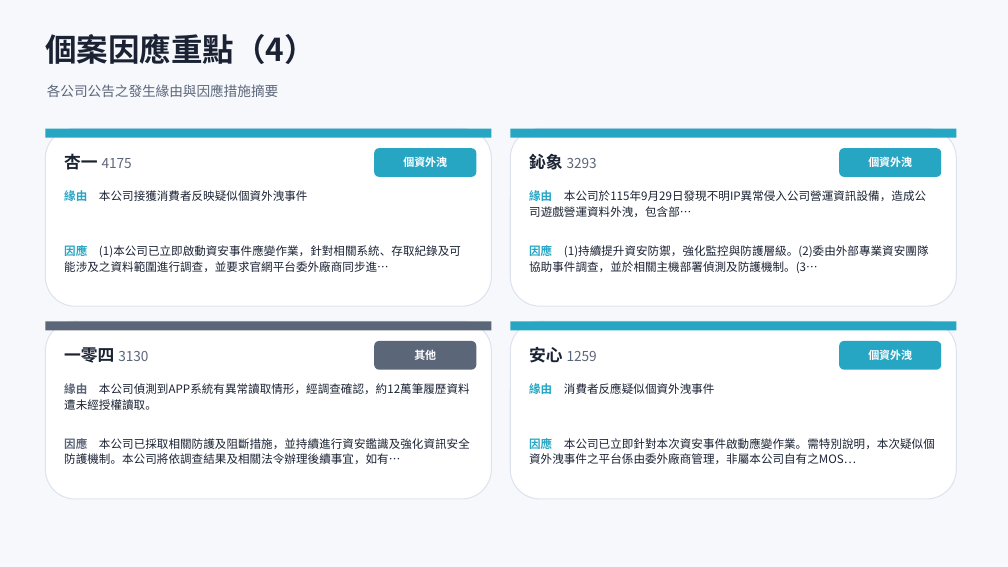
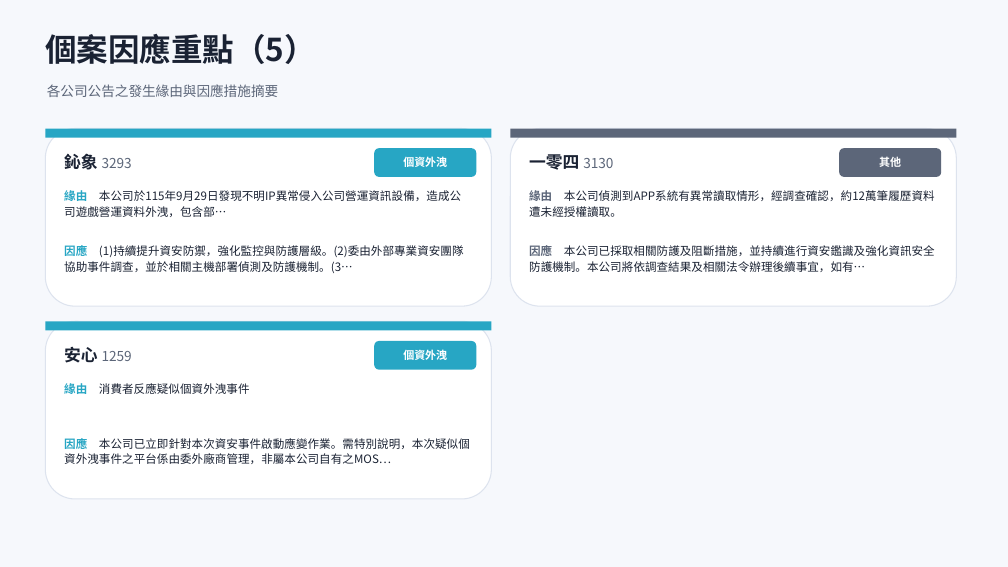
Before and after one commit to Johnnylin77/mops-isec-monitor, a slide deck: slide 10 of 資安事件因應分析.pptx (slide 9 before the commit). Drawn at 1008x567 pixels with LibreOffice and Linux fonts; fonts in the diff are those of the drawing. Boxes give left, top, right and bottom in pixels: in the first picture for what was removed or moved away, otherwise in the second. Text is boxed around its words. In the diff, an @@ line names an element or a change of style, - is before the commit and + after.

```diff
--- a/資安事件因應分析.pptx
+++ b/資安事件因應分析.pptx
@@ text at [45, 34, 316, 64]: text changed @@
-個案因應重點（4）
+個案因應重點（5）
@@ rectangle at [510, 129, 957, 138]: fill #27A6C4 to #5C6679 @@
@@ rounded rectangle at [839, 148, 941, 177]: fill #27A6C4 to #5C6679 @@
@@ text at [64, 153, 132, 170]: text changed @@
-杏一 4175
+鈊象 3293
@@ text at [529, 154, 613, 170]: text changed @@
-鈊象 3293
+一零四 3130
@@ text at [879, 157, 901, 167]: text changed @@
-個資外洩
+其他
@@ text at [64, 190, 461, 217]: text changed @@
-緣由 本公司接獲消費者反映疑似個資外洩事件
+緣由 本公司於115年9月29日發現不明IP異常侵入公司營運資訊設備，造成公司遊戲營運資料外洩，包含部…
@@ text at [529, 190, 935, 217]: text changed @@
-緣由 本公司於115年9月29日發現不明IP異常侵入公司營運資訊設備，造成公司遊戲營運資料外洩，包含部…
+緣由 本公司偵測到APP系統有異常讀取情形，經調查確認，約12萬筆履歷資料遭未經授權讀取。
@@ text at [64, 243, 464, 273]: text changed @@
-因應 (1)本公司已立即啟動資安事件應變作業，針對相關系統、存取紀錄及可能涉及之資料範圍進行調查，並要求官網平台委外廠商同步進…
+因應 (1)持續提升資安防禦，強化監控與防護層級。(2)委由外部專業資安團隊協助事件調查，並於相關主機部署偵測及防護機制。(3…
@@ text at [529, 245, 935, 272]: text changed @@
-因應 (1)持續提升資安防禦，強化監控與防護層級。(2)委由外部專業資安團隊協助事件調查，並於相關主機部署偵測及防護機制。(3…
+因應 本公司已採取相關防護及阻斷措施，並持續進行資安鑑識及強化資訊安全防護機制。本公司將依調查結果及相關法令辦理後續事宜，如有…
@@ rectangle at [45, 321, 492, 330]: fill #5C6679 to #27A6C4 @@
@@ rounded rectangle removed at [510, 321, 957, 499] @@
@@ rectangle removed at [510, 321, 957, 330] @@
@@ text at [64, 346, 132, 363]: text changed @@
-一零四 3130
+安心 1259
@@ rounded rectangle at [374, 341, 476, 370]: fill #5C6679 to #27A6C4 @@
@@ text at [403, 350, 447, 360]: text changed @@
-其他
+個資外洩
@@ text removed at [529, 346, 597, 363] @@
-安心 1259
@@ rounded rectangle removed at [839, 341, 941, 370] @@
@@ text removed at [868, 350, 912, 360] @@
-個資外洩
@@ text at [64, 383, 250, 394]: text changed @@
-緣由 本公司偵測到APP系統有異常讀取情形，經調查確認，約12萬筆履歷資料遭未經授權讀取。
+緣由 消費者反應疑似個資外洩事件
@@ text removed at [529, 383, 715, 394] @@
-緣由 消費者反應疑似個資外洩事件
@@ text at [64, 436, 470, 464]: text changed @@
-因應 本公司已採取相關防護及阻斷措施，並持續進行資安鑑識及強化資訊安全防護機制。本公司將依調查結果及相關法令辦理後續事宜，如有…
+因應 本公司已立即針對本次資安事件啟動應變作業。需特別說明，本次疑似個資外洩事件之平台係由委外廠商管理，非屬本公司自有之MOS…
@@ text removed at [529, 436, 935, 464] @@
-因應 本公司已立即針對本次資安事件啟動應變作業。需特別說明，本次疑似個資外洩事件之平台係由委外廠商管理，非屬本公司自有之MOS…
```
Also in this commit, not shown: 7 other slides changed, 1 slide added, 2 other files.
